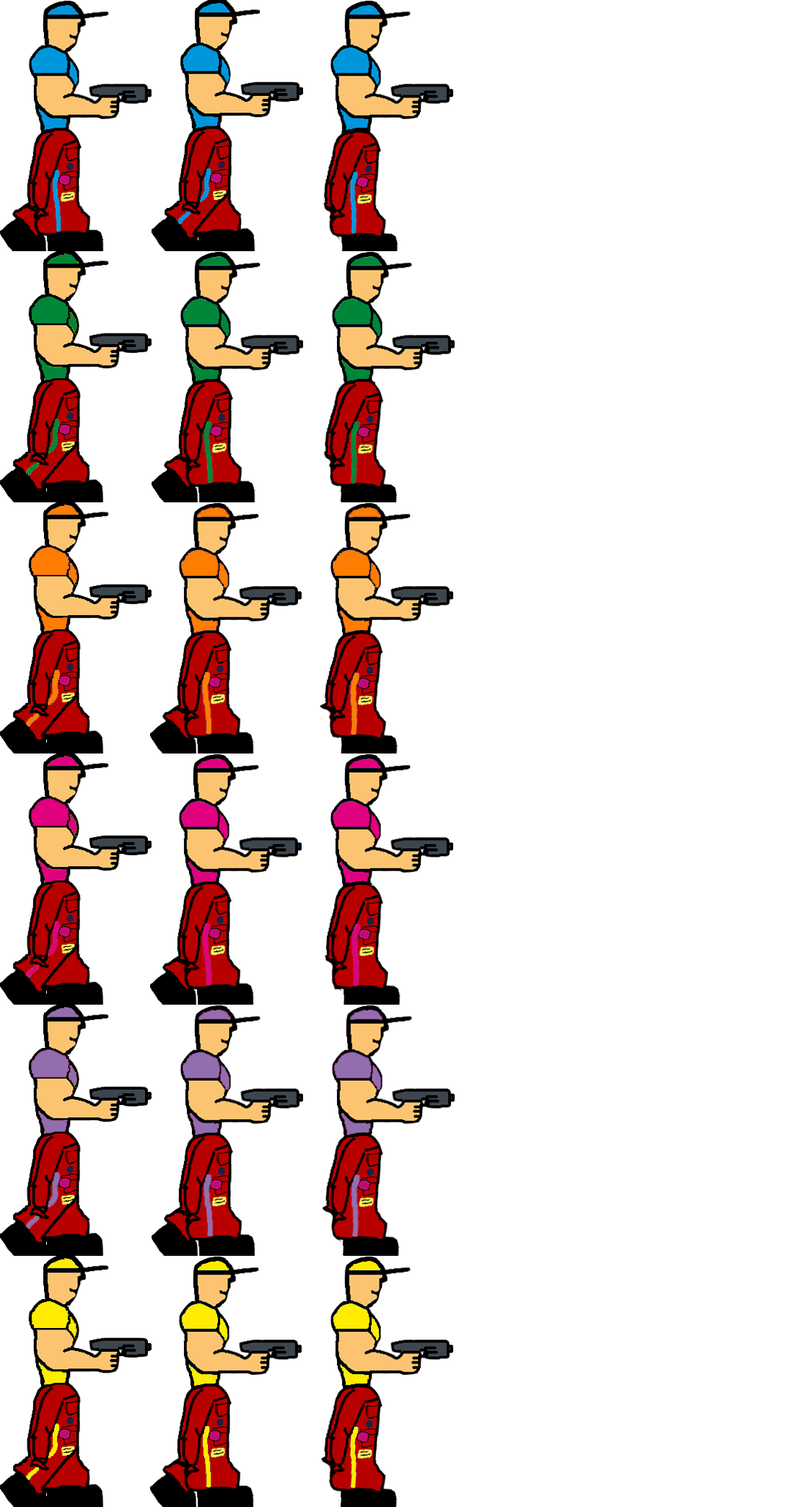
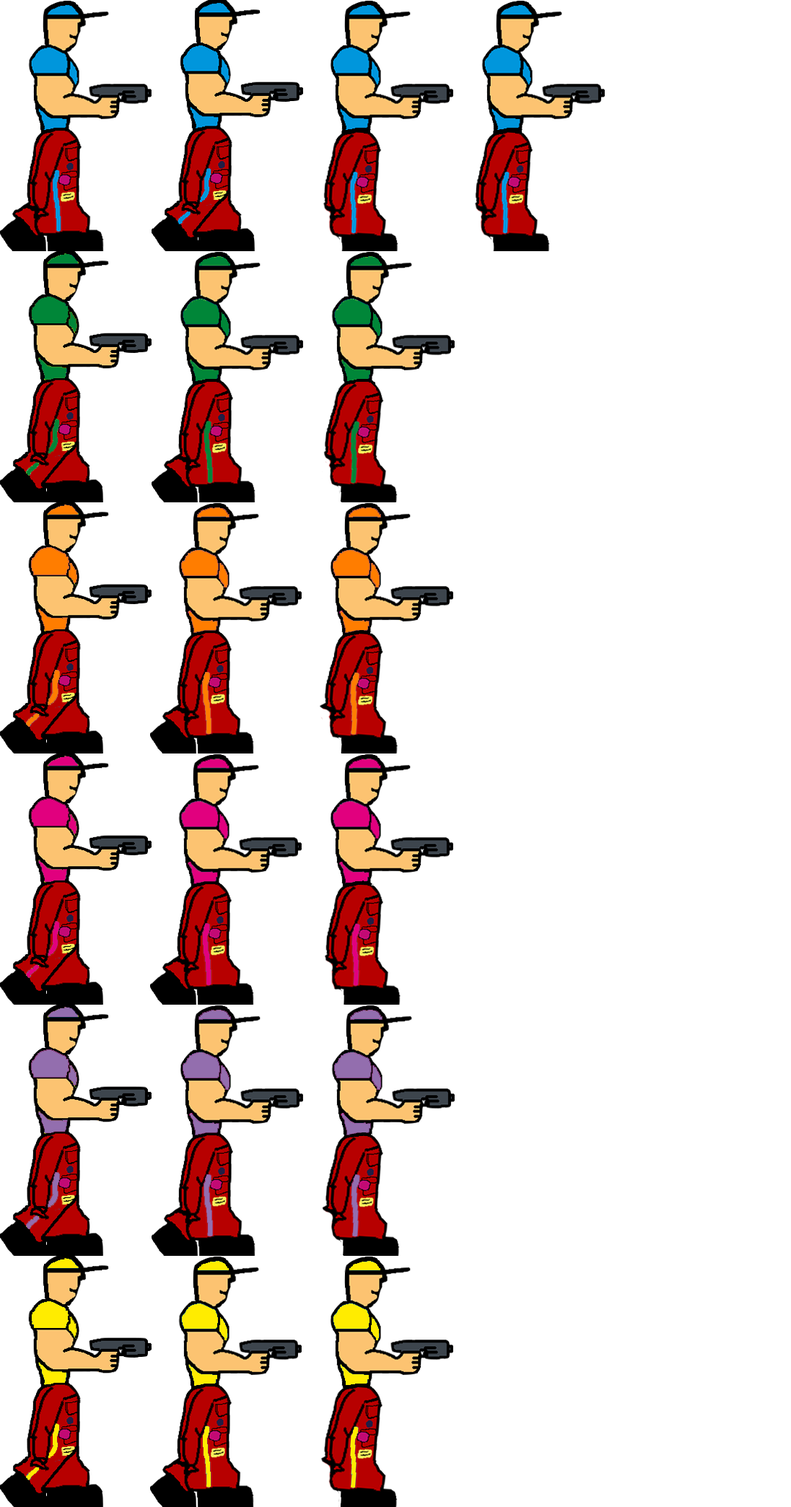
Layers edited between the first and the second 791x1507 image:
added layer "blue4" above "bgBlue4" over [474, 0, 605, 252]
